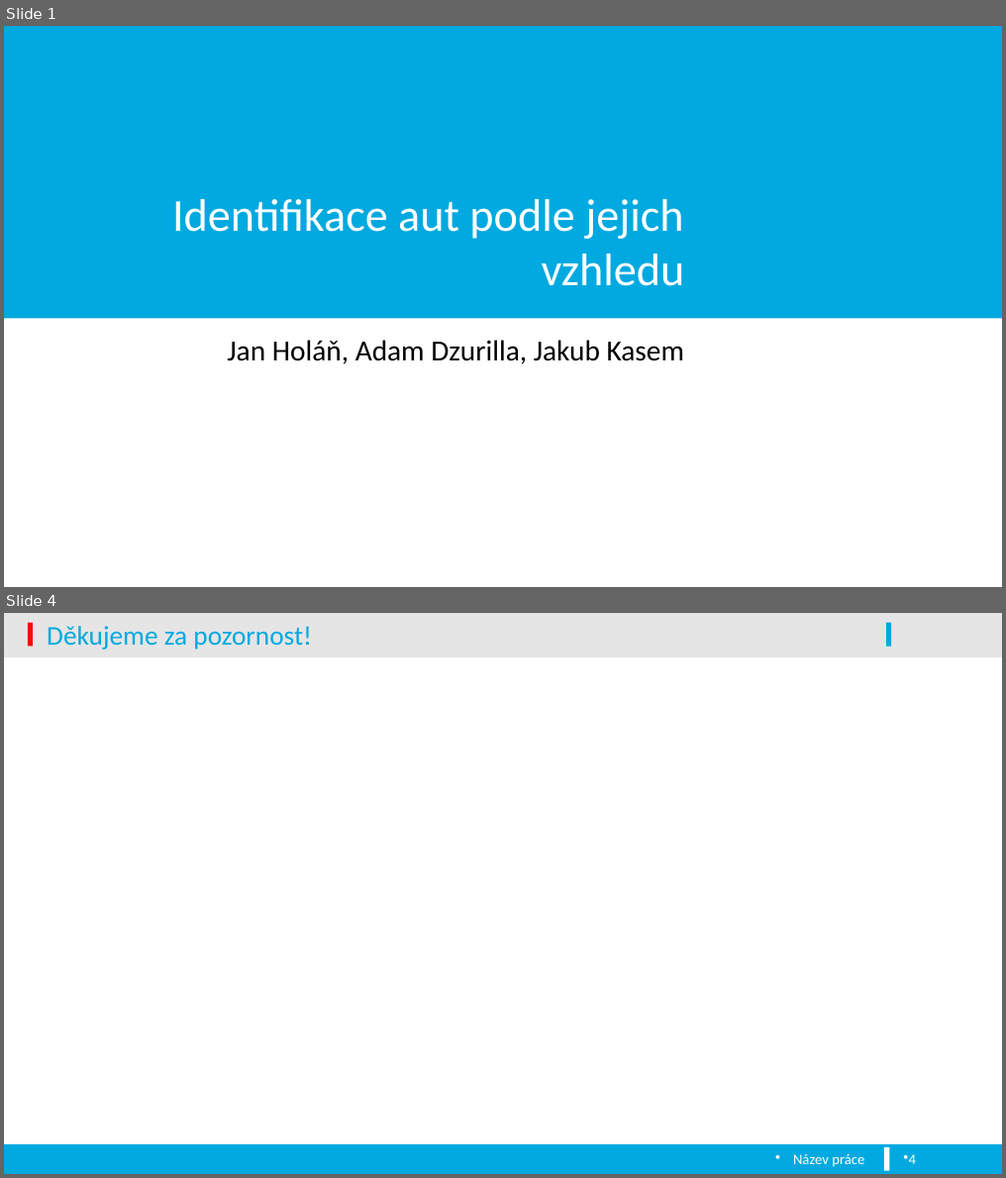
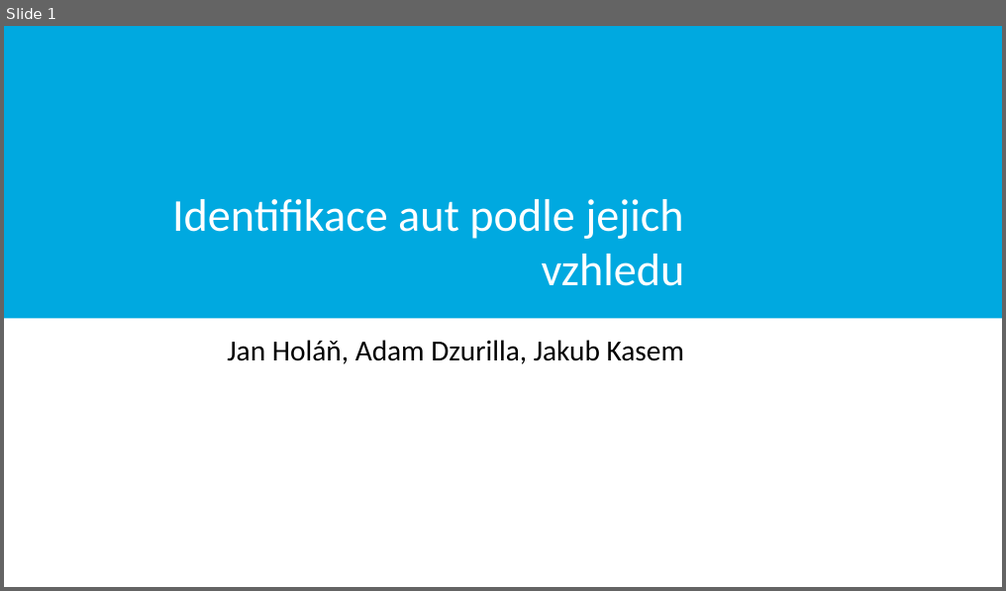
Before and after one commit to dzuris/knn_proj, a slide deck: Prezentace/Identifikace aut podle jejich vzhledu.pptx. Shown one above the other, each under a label of ours: slides 1 and 4 before the commit, slide 1 after it; the slides between them are not shown. The pictures are 1006x1178 and 1006x591 pixels, drawn with LibreOffice and Linux fonts; fonts in the diff are those of the drawing; background and template pictures are left out. Boxes give left, top, right and bottom in pixels: in the first picture for what was removed or moved away, otherwise in the second. Text is boxed around its words. In the diff, an @@ line names an element or a change of style, - is before the commit and + after.

```diff
--- a/Prezentace/Identifikace aut podle jejich vzhledu.pptx
+++ b/Prezentace/Identifikace aut podle jejich vzhledu.pptx
@@ slide 4 removed at box(4, 613, 1002, 1174), background #FFFFFF @@
@@ rectangle removed at box(4, 613, 1002, 655) @@
@@ rectangle removed at box(27, 623, 33, 647) @@
@@ title removed at box(47, 626, 312, 650) @@
-Děkujeme za pozornost!
@@ rectangle removed at box(887, 623, 892, 647) @@
@@ rectangle removed at box(4, 655, 1002, 658) @@
@@ rectangle removed at box(4, 1146, 1002, 1174) @@
@@ text removed at box(793, 1155, 864, 1167) @@
-Název práce
@@ rectangle removed at box(884, 1148, 890, 1170) @@
@@ page number removed at box(909, 1155, 916, 1164) @@
-4
```
Also in this commit, not shown: 1 slide changed, 6 slides added, 1 other slide removed.
